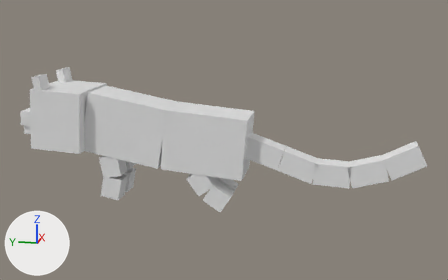
An edit to the Blender file Assets/Arts/Model/Animal/Black Panther.blend, drawn before and after from the same camera.
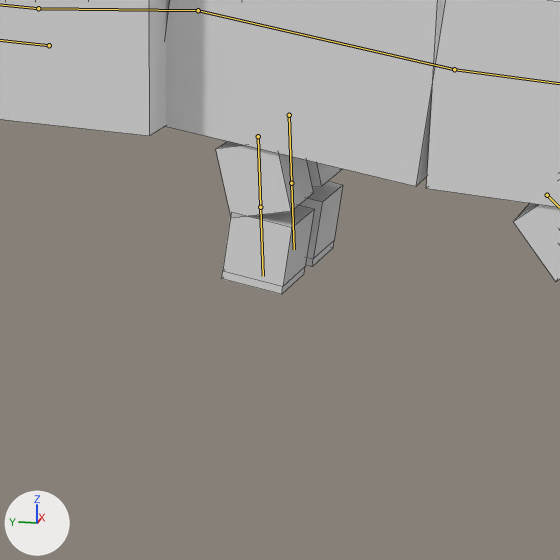
Each version is shown whole from a 50 mm camera at (-19.64, -6.71, 7.5) aimed at (0.06, -2.77, 2.58), then close up on the part from 8% to 45% of the width and 41% to 99% of the height. The lights are fixed; the arrows at lower left show +X, +Y and +Z. Both versions are drawn at frame 34 of the action 'Run'; the numbers are the values there. The bones that bend it are drawn over the model as lines in the close-ups. The close-ups show mesh edges as thin lines.

Names of what the first close-up shows: 'Black Panthar'.
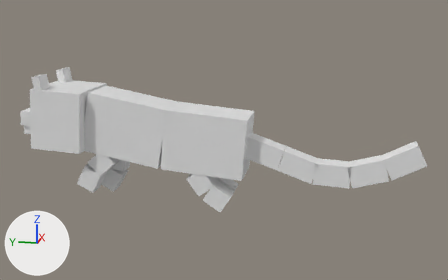
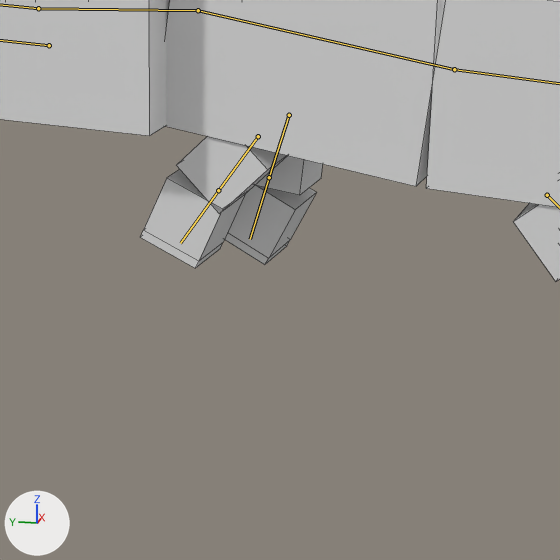
Where the change shows, as pixel boxes (x1, y1, x2, y2) in the close-ups (560 x 560 px):
```json
{"object": "Black Panthar", "change": "posed", "before": [0, 0, 560, 294], "after": [0, 0, 560, 281]}
```

The change, as JSON lines over the scene's bpy script:
```json
{"block": "bone_ik_controler_fl", "where": "bone_ik_controler_fl = bpy.data.objects['Armature'].pose.bones['IK Controler FL']"}
{"op": "set", "path": "bone_ik_controler_fl.location", "old": "(0.0, 0.16, 0.0)", "new": "(0.0, 1.66, 0.0)"}
{"block": "bone_ik_controler_fr", "where": "bone_ik_controler_fr = bpy.data.objects['Armature'].pose.bones['IK Controler FR']"}
{"op": "set", "path": "bone_ik_controler_fr.location", "old": "(0.0, 0.16, 0.0)", "new": "(0.0, 0.86, 0.0)"}
```
